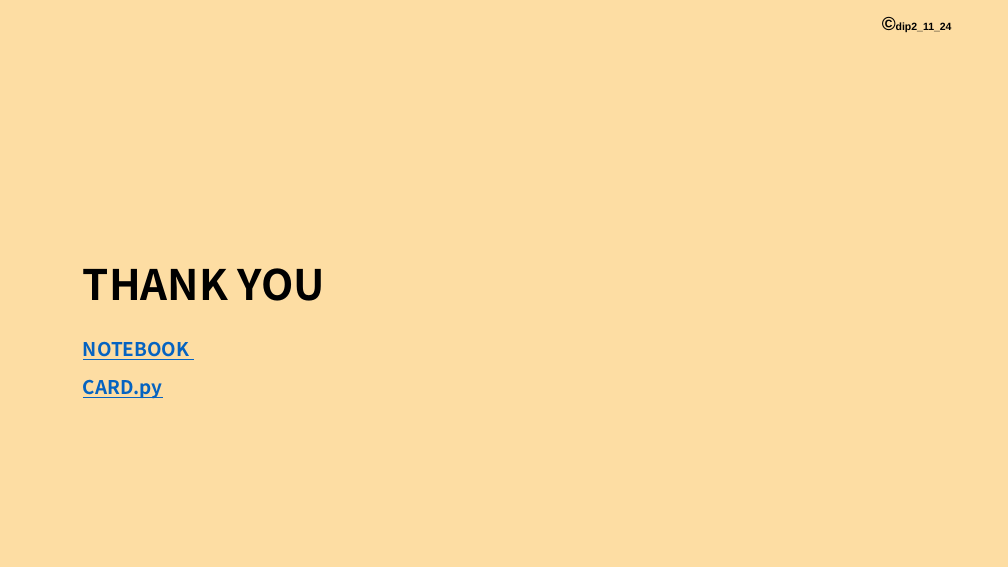
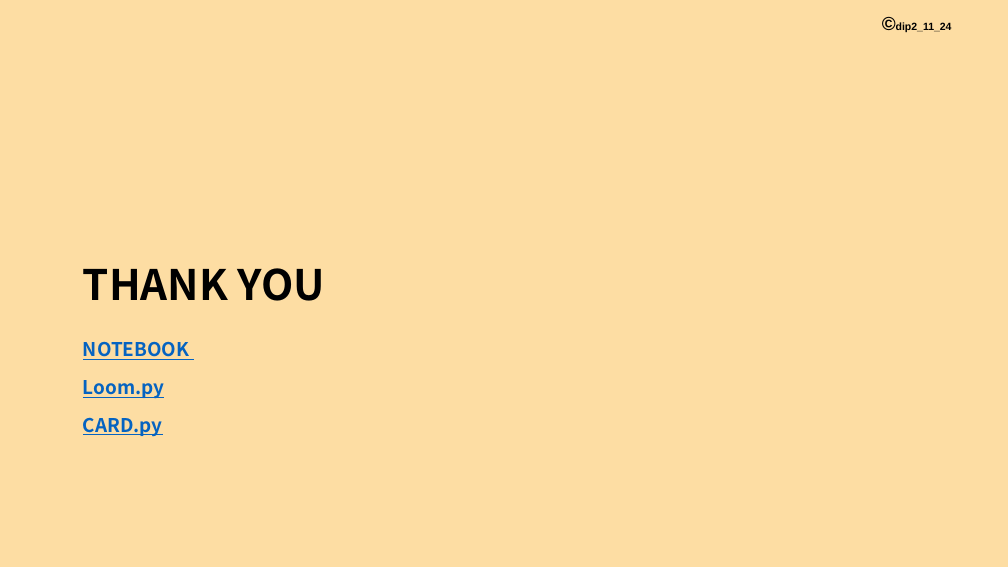
Before and after one commit to darkdip2/transfer, a slide deck: slide 11 of capstone/Price_Optimization_Analysis_Presentation.pptx. Drawn at 1008x567 pixels with LibreOffice and Linux fonts; fonts in the diff are those of the drawing; background and template pictures are left out. Boxes give left, top, right and bottom in pixels: in the first picture for what was removed or moved away, otherwise in the second. Text is boxed around its words. In the diff, an @@ line names an element or a change of style, - is before the commit and + after.

```diff
--- a/capstone/Price_Optimization_Analysis_Presentation.pptx
+++ b/capstone/Price_Optimization_Analysis_Presentation.pptx
@@ text at [83, 380, 164, 399]: paragraph added @@
+Loom.py
```
Also in this commit, not shown: 3 other files.
